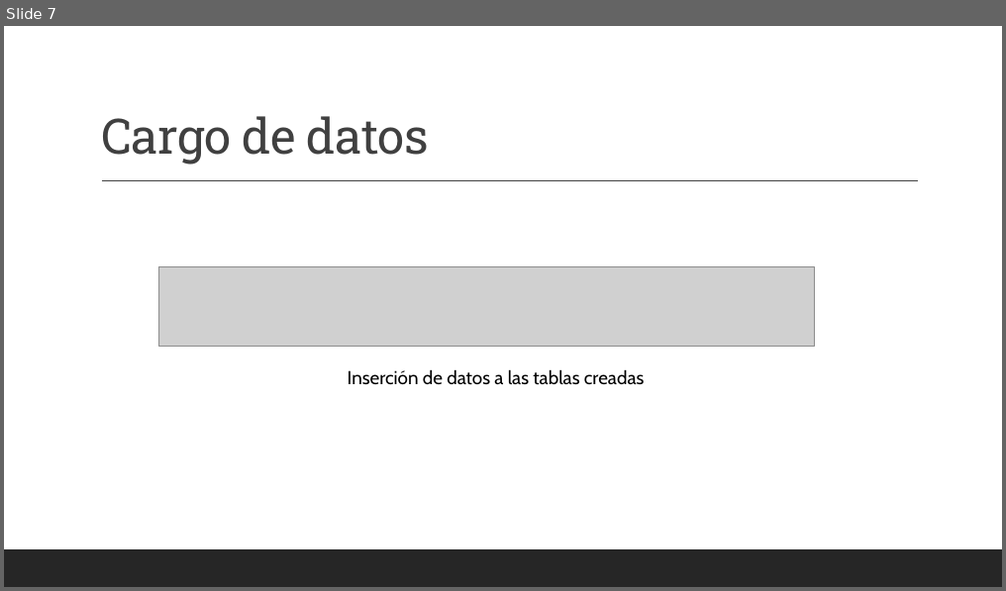
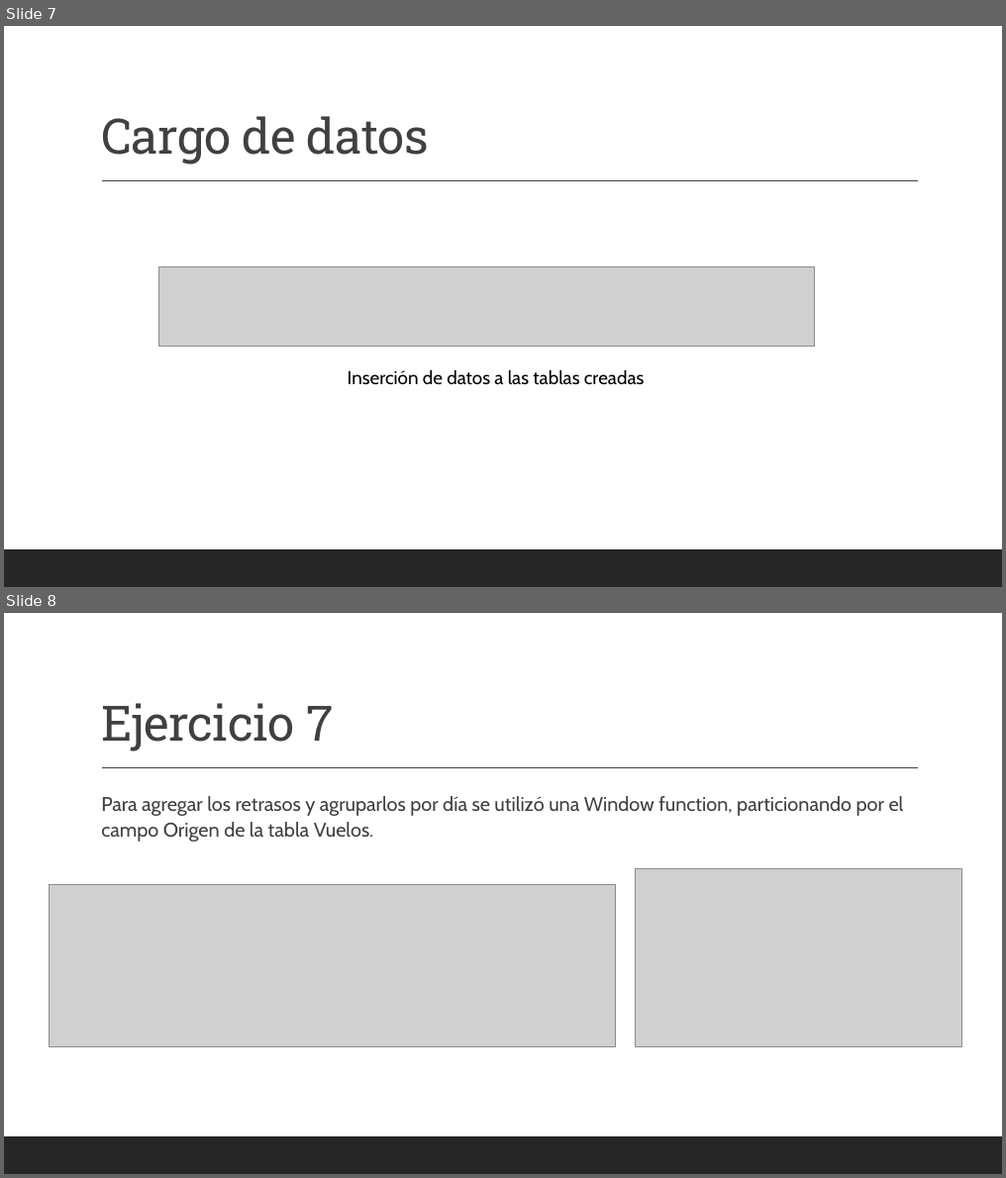
Before and after one commit to Estremadoyro/indra-ejercicio-viajes, a slide deck: Air-Tribu.pptx. Shown one above the other, each under a label of ours: slide 7 before the commit, slides 7 and 8 after it. The pictures are 1006x591 and 1006x1178 pixels, drawn with LibreOffice and Linux fonts; fonts in the diff are those of the drawing; grey boxes stand for pictures. Boxes give left, top, right and bottom in pixels: in the first picture for what was removed or moved away, otherwise in the second. Text is boxed around its words. In the diff, an @@ line names an element or a change of style, - is before the commit and + after.

Commit message:
hasta ejercicio 14

```diff
--- a/Air-Tribu.pptx
+++ b/Air-Tribu.pptx
@@ slide 8 added at (4,613,1002,1174), background #FFFFFF; not listed: 2 template elements that a slide beside it also shows @@
@@ title added at (101,703,333,752), 47 pt, text #404040 @@
+Ejercicio 7
@@ text added at (101,796,904,842), 19 pt, text #404040 @@
+  Para agregar los retrasos y agruparlos por día se utilizó una Window function, particionando por el campo Origen de la tabla Vuelos.
@@ picture added at (635,868,963,1048) @@
@@ picture added at (49,884,616,1047) @@
```
Also in this commit, not shown: 1 slide changed, 7 other slides added, 2 other files.
